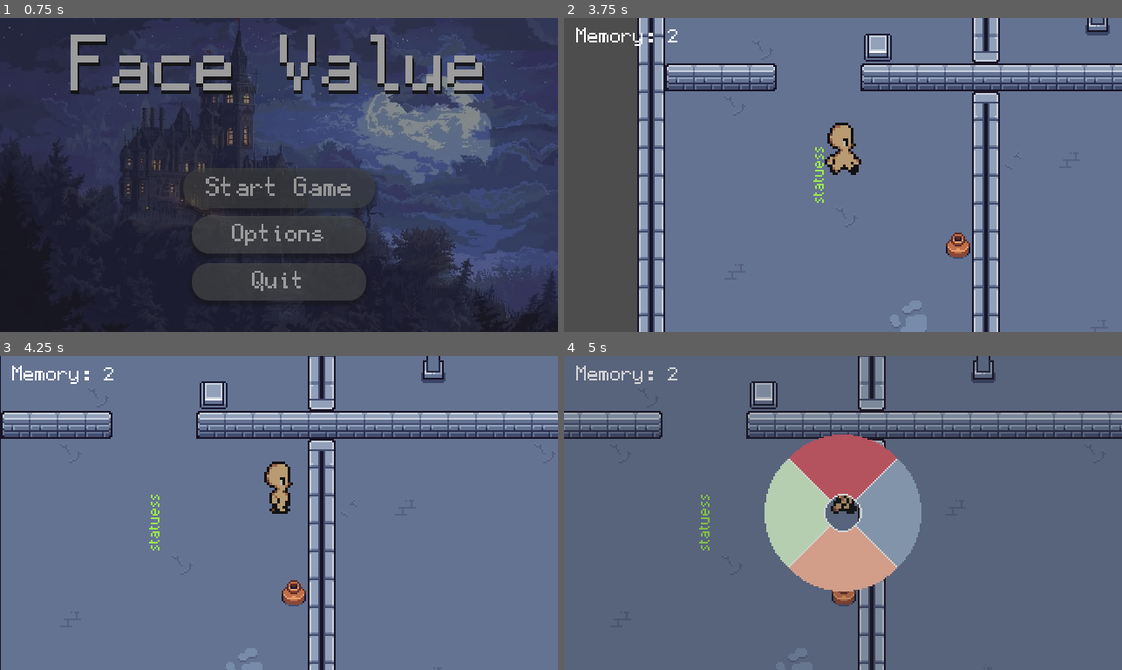
Above: before the commit, frames 1-4 (two rows, left to right).
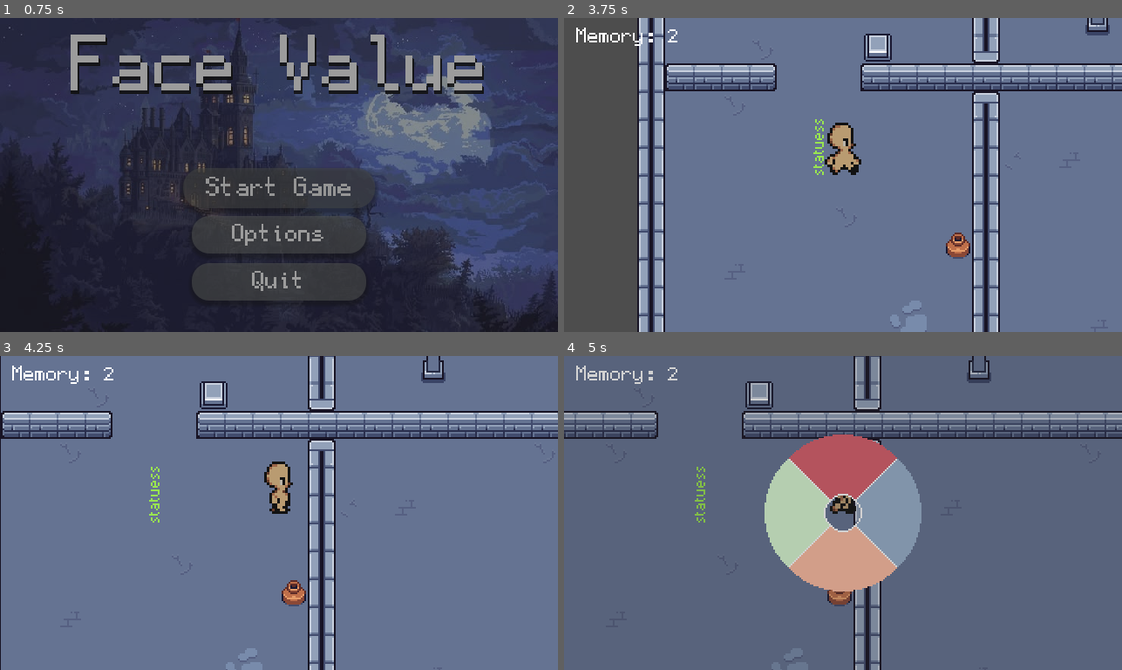
Above: after the commit, the same moments.

Repository: FastEverLast/testgame
Game: Godot game, scene res://scenes/menu/main_menu.tscn
Two runs of this game, one before a commit and one after it. Both use one fixed random seed, a clock stepped at 60 frames per second and the inputs below.
Inputs (mouse positions are in pixels of both pictures, inside the frame that each line leads up to):
- Up to frame 1 (0.75 s): click "Start Game" at 0.5 s
- Up to frame 2 (3.75 s): move the mouse to (965, 159) at 1.27 s; hold 1 (form_base) 1.28-2.03 s; hold D (move_right) 1.28-2.78 s; tap W (move_up) at 1.52, 2.27 s; move the mouse to (731, 190) at 2.02 s; tap 3 (form_cat) at 2.1 s; tap Enter at 2.75 s; move the mouse to (898, 105) at 2.77 s; hold A (move_left) 2.78-3.53 s; hold 2 (form_guard) 2.78-3.53 s; move the mouse to (815, 237) at 3.52 s; hold D (move_right) from 3.53 s (still down); tap 4 (form_statue) at 3.6 s
- Up to frame 3 (4.25 s): keep holding D (move_right); tap W (move_up) at 3.77 s
- Up to frame 4 (5 s): keep holding D (move_right); move the mouse to (1010, 560) at 4.27 s; hold Shift (wheel_open) from 4.28 s (still down); tap W (move_up) at 4.52 s; tap Backspace (debug_reset) at 4.9 s

Frame 1 is identical in both runs. In frame 2, 0.2% of the frame differs, in the area x 44-47%, y 32-59%; in frame 3, 0.2%; in frame 4, 4.6%, in the area x 0-100%, y 0-100%.

Commit message:
Baie belangrike fixes

Diff:
--- a/scenes/base_level.tscn
+++ b/scenes/base_level.tscn
@@ -8,6 +8,7 @@
 [ext_resource type="TileSet" uid="uid://ce75ixjc04rts" path="res://tilesets/dungeon_gathering(main set).tres" id="5_3aqo6"]
 
 [node name="BaseLevel" type="Node2D" unique_id=1515612743]
+y_sort_enabled = true
 metadata/_tc_uuid = "948087773354586457"
 
 [node name="UI" type="CanvasLayer" parent="." unique_id=1543863405]
@@ -36,12 +37,14 @@
 metadata/_tc_offline_added = true
 
 [node name="Floor" type="TileMapLayer" parent="." unique_id=512615916]
+z_index = -1
 texture_filter = 1
 tile_set = ExtResource("5_3aqo6")
 metadata/_tc_offline_added = true
 metadata/_tc_uuid = "6766147172219563349"
 
 [node name="Walls" type="TileMapLayer" parent="." unique_id=506420691]
+y_sort_enabled = true
 texture_filter = 1
 tile_set = ExtResource("5_3aqo6")
 metadata/_tc_offline_added = true
--- a/scenes/floor_button/floor_button.gd
+++ b/scenes/floor_button/floor_button.gd
@@ -3,29 +3,20 @@
 signal activated
 signal released
 @onready var sprite: Sprite2D = $Sprite2D
-var _pressed := false
-
-# Called when the node enters the scene tree for the first time.
-func _ready() -> void:
-	pass # Replace with function body.
+var _bodies_on := 0
 
 
-# Called every frame. 'delta' is the elapsed time since the previous frame.
-func _process(delta: float) -> void:
-	pass
+func _on_body_entered(_body: Node2D) -> void:
+	_bodies_on += 1
+	if _bodies_on == 1:
+		sprite.frame = 2
+		activated.emit()
+		# Play audio?
 
 
-func _on_body_entered(body: Node2D) -> void:
-	if _pressed:
-		return
-	_pressed = true
-	sprite.frame = 2
-	activated.emit()
-	# Play audio?
-
-
-func _on_body_exited(body: Node2D) -> void:
-	_pressed = false
-	sprite.frame = 1
-	released.emit()
+func _on_body_exited(_body: Node2D) -> void:
+	_bodies_on -= 1
+	if _bodies_on == 0:
+		sprite.frame = 1
+		released.emit()
 	# close gate again when the statue is removed
--- a/scenes/floor_button/floor_button.tscn
+++ b/scenes/floor_button/floor_button.tscn
@@ -7,7 +7,9 @@
 size = Vector2(14, 14)
 
 [node name="FloorButton" type="Area2D" unique_id=607420037]
+z_index = -1
 collision_layer = 32
+collision_mask = 129
 script = ExtResource("1_ympb2")
 
 [node name="Sprite2D" type="Sprite2D" parent="." unique_id=1003276377]
--- a/scenes/fragment/fragment.tscn
+++ b/scenes/fragment/fragment.tscn
@@ -68,6 +68,7 @@
 metadata/_tc_uuid = "4914791197471270540"
 
 [node name="AnimatedSprite2D" type="AnimatedSprite2D" parent="." unique_id=1877575148]
+z_index = -1
 texture_filter = 1
 sprite_frames = SubResource("SpriteFrames_eu66n")
 animation = &"fragment"
--- a/scenes/gate/gate.gd
+++ b/scenes/gate/gate.gd
@@ -1,5 +1,6 @@
 extends StaticBody2D
 
+var _tween: Tween
 var _is_open := false
 @onready var shape: CollisionShape2D = $CollisionShape2D
 
@@ -9,8 +10,9 @@
 		return
 	_is_open = true
 	shape.set_deferred("disabled", true)
-	var _open_tween := create_tween()
-	_open_tween.tween_property(self, "modulate:a", 0.0, 0.5) # Replace with opening animation
+	if _tween: _tween.kill()
+	_tween = create_tween()
+	_tween.tween_property(self, "modulate:a", 0.0, 0.5) # Replace with opening animation
 	# Play open sound
 
 func _close() -> void:
@@ -18,8 +20,9 @@
 		return
 	_is_open = false
 	shape.set_deferred("disabled", false)
-	var _close_tween := create_tween()
-	_close_tween.tween_property(self, "modulate:a", 1.0, 0.5) # Replace with closing animation
+	if _tween: _tween.kill()
+	_tween = create_tween()
+	_tween.tween_property(self, "modulate:a", 1.0, 0.5) # Replace with closing animation
 	# Play close sound
 
 func _on_floor_button_activated() -> void:
--- a/scenes/gate/gate.tscn
+++ b/scenes/gate/gate.tscn
@@ -12,11 +12,10 @@
 script = ExtResource("1_316ya")
 
 [node name="Sprite2D" type="Sprite2D" parent="." unique_id=664087406]
-position = Vector2(0, 8)
 texture = ExtResource("1_r6r88")
 region_enabled = true
 region_rect = Rect2(80, 256, 16, 16)
 
 [node name="CollisionShape2D" type="CollisionShape2D" parent="." unique_id=1201201201]
-position = Vector2(-0.5, 8)
+position = Vector2(-0.5, 0)
 shape = SubResource("RectangleShape2D_r6r88")
--- a/scenes/levels/level1.tscn
+++ b/scenes/levels/level1.tscn
@@ -37,13 +37,15 @@
 metadata/_tc_offline_added = true
 
 [node name="Gate" parent="." index="7" unique_id=488032558 instance=ExtResource("3_dd0lh")]
-position = Vector2(200, 64)
+position = Vector2(200, 71)
 
 [node name="Gate2" parent="." index="8" unique_id=837141038 instance=ExtResource("3_dd0lh")]
-position = Vector2(200, 80)
+position = Vector2(200, 87)
 
 [node name="FloorButton" parent="." index="9" unique_id=607420037 instance=ExtResource("4_bfxgj")]
 position = Vector2(138, 135)
 
+[connection signal="activated" from="FloorButton" to="Gate" method="_on_floor_button_activated"]
 [connection signal="activated" from="FloorButton" to="Gate2" method="_on_floor_button_activated"]
+[connection signal="released" from="FloorButton" to="Gate" method="_on_floor_button_released"]
 [connection signal="released" from="FloorButton" to="Gate2" method="_on_floor_button_released"]
--- a/scenes/player/player.gd
+++ b/scenes/player/player.gd
@@ -3,9 +3,10 @@
 @export var speed := 200
 @onready var sprite: AnimatedSprite2D = $AnimatedSprite2D
 @onready var camera: Camera2D = $Camera2D
-@onready var statue_instance = preload("res://scenes/player/statue/statue.tscn")
-signal new_guard_signal
+@onready var statue_scene = preload("res://scenes/player/statue/statue.tscn")
+signal new_statue_signal
 var last_direction: Vector2 = Vector2.DOWN
+var _statue: Node2D
 
 func _ready() -> void:
 	GameState.form_changed.connect(_on_form_changed)
@@ -39,9 +40,12 @@
 			sprite.modulate = Color.ORANGE
 		GameState.Form.STATUE:
 			sprite.modulate = Color.GRAY
-			new_guard_signal.emit()
-			var new_statue = statue_instance.instantiate()
-			new_statue.position = camera.get_target_position()
+			new_statue_signal.emit()
+			if is_instance_valid(_statue):
+				_statue.queue_free()
+			var new_statue = statue_scene.instantiate()
+			new_statue.position = position
+			_statue = new_statue
 			add_sibling(new_statue)
 
 
--- a/scenes/player/statue/statue.tscn
+++ b/scenes/player/statue/statue.tscn
@@ -15,14 +15,17 @@
 "
 
 [sub_resource type="RectangleShape2D" id="RectangleShape2D_alj2j"]
-size = Vector2(20, 32)
+size = Vector2(12, 12)
 
 [node name="CharacterBody2D" type="CharacterBody2D" unique_id=1223669279]
+collision_layer = 128
 collision_mask = 2
 script = SubResource("GDScript_dlg4w")
 
 [node name="Sprite2D" type="Sprite2D" parent="." unique_id=1292840101]
 texture = ExtResource("1_6h35p")
+offset = Vector2(0, -16)
 
 [node name="CollisionShape2D" type="CollisionShape2D" parent="." unique_id=1668365768]
+position = Vector2(0, -4)
 shape = SubResource("RectangleShape2D_alj2j")
--- a/scenes/scene_manager.gd
+++ b/scenes/scene_manager.gd
@@ -25,6 +25,7 @@
 	busy = false
 
 func restart_level():
+	GameState.reset()
 	change_level(get_tree().current_scene.scene_file_path)
 
 func go_to_main_menu():
--- a/tilesets/dungeon_gathering(main set).tres
+++ b/tilesets/dungeon_gathering(main set).tres
@@ -381,13 +381,21 @@
 11:17/0 = 0
 12:17/0 = 0
 5:18/0 = 0
+5:18/0/y_sort_origin = 16
 6:18/0 = 0
+6:18/0/y_sort_origin = 16
 7:18/0 = 0
+7:18/0/y_sort_origin = 16
 8:18/0 = 0
+8:18/0/y_sort_origin = 16
 5:19/0 = 0
+5:19/0/physics_layer_0/polygon_0/points = PackedVector2Array(-6, -4, -4, -4, -4, -8, 4, -8, 4, -4, 6, -4, 6, 6, -6, 6)
 6:19/0 = 0
+6:19/0/physics_layer_0/polygon_0/points = PackedVector2Array(-6, -4, -4, -4, -4, -8, 4, -8, 4, -4, 6, -4, 6, 6, -6, 6)
 7:19/0 = 0
+7:19/0/physics_layer_0/polygon_0/points = PackedVector2Array(-6, -4, -4, -4, -4, -8, 4, -8, 4, -4, 6, -4, 6, 6, -6, 6)
 8:19/0 = 0
+8:19/0/physics_layer_0/polygon_0/points = PackedVector2Array(-6, -4, -4, -4, -4, -8, 4, -8, 4, -4, 6, -4, 6, 6, -6, 6)
 
 [sub_resource type="TileSetAtlasSource" id="TileSetAtlasSource_mlsew"]
 texture = ExtResource("2_kilm2")
